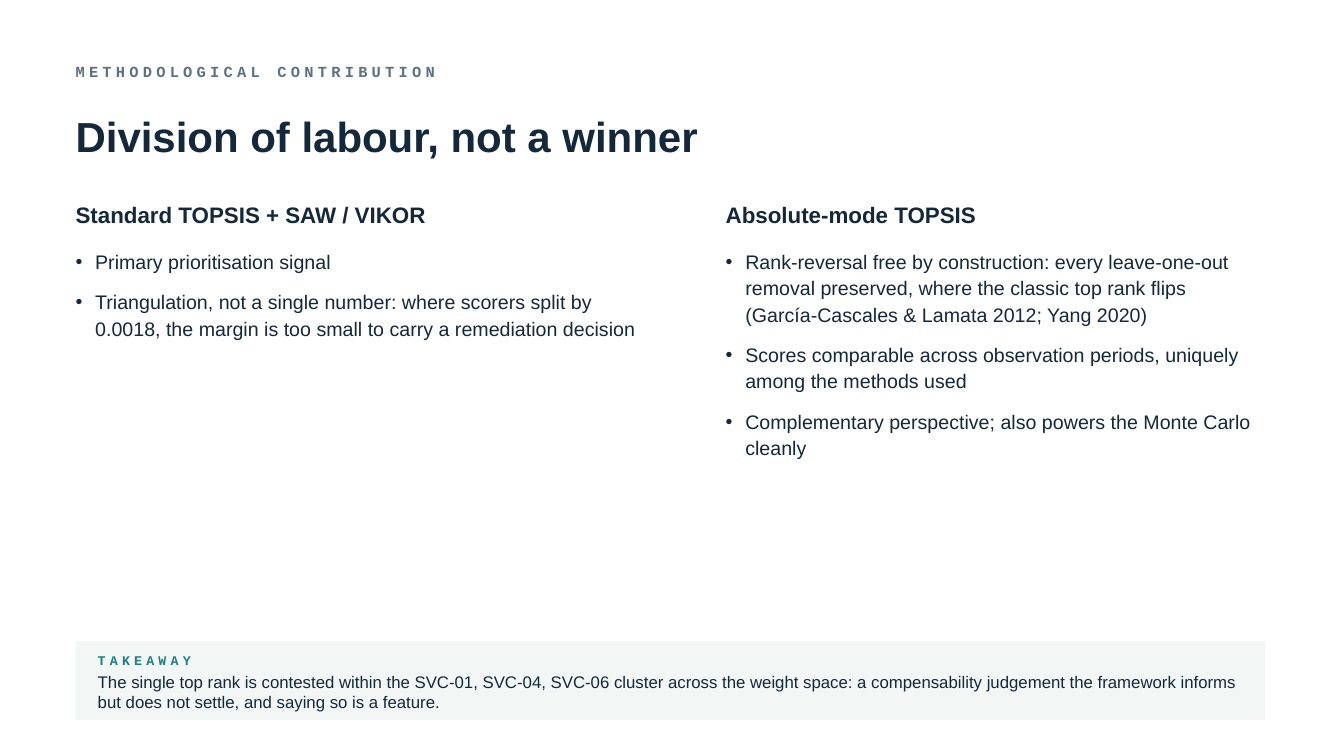
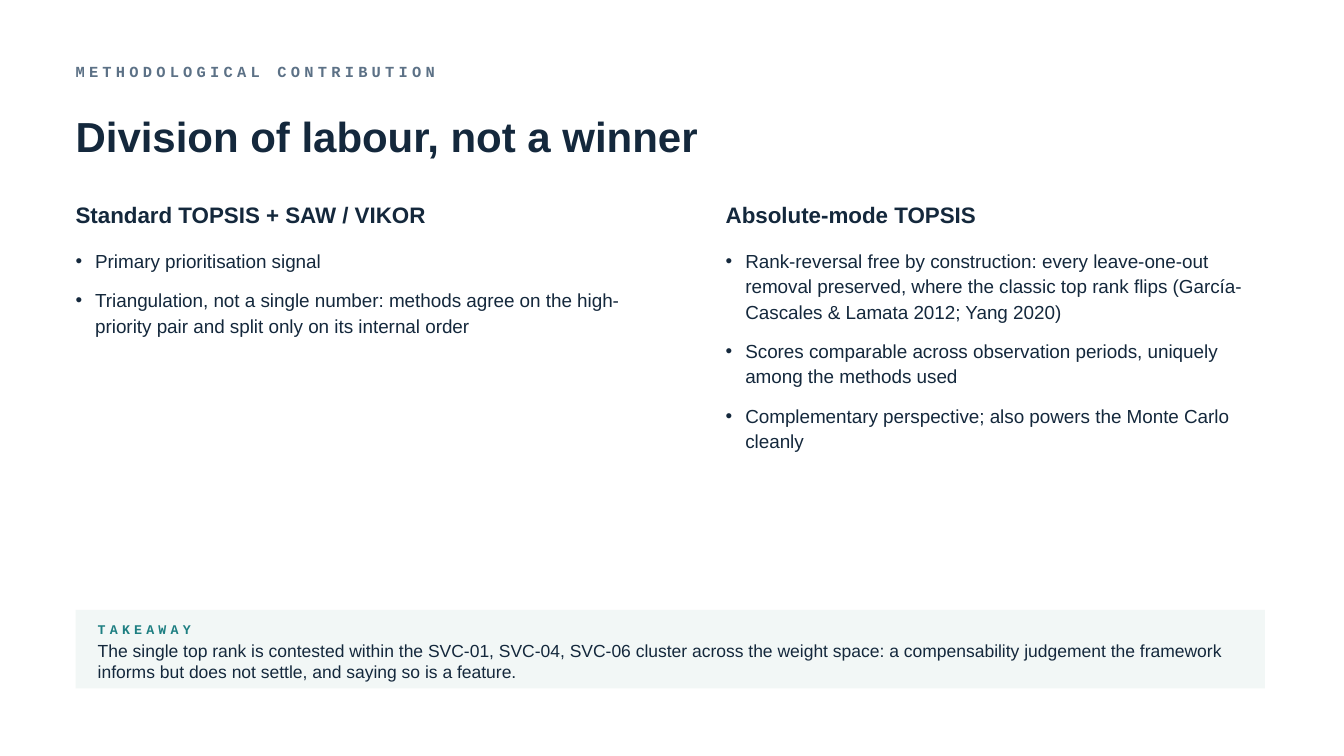
Before and after one commit to TobiZeier/MScProject, a slide deck: slide 12 of presentation/defense.pptx. Drawn at 1344x756 pixels with LibreOffice and Linux fonts; fonts in the diff are those of the drawing. Boxes give left, top, right and bottom in pixels: in the first picture for what was removed or moved away, otherwise in the second. Text is boxed around its words. In the diff, an @@ line names an element or a change of style, - is before the commit and + after.

```diff
--- a/presentation/defense.pptx
+++ b/presentation/defense.pptx
@@ text at (x1=95, y1=254, x2=321, y2=272): size 14 to 13.5 pt in "Primary prioritisation signal" @@
@@ text "Rank-reversal free by construction: every ..." at (x1=745, y1=254, x2=1242, y2=452): size 14 to 13.5 pt @@
@@ text at (x1=95, y1=293, x2=619, y2=337): text changed; size 14 to 13.5 pt @@
-• Triangulation, not a single number: where scorers split by 0.0018, the margin is too small to carry a remediation decision
+• Triangulation, not a single number: methods agree on the high-priority pair and split only on its internal order
@@ 2 texts, 1 rectangle moved together from (x1=76, y1=641, x2=1265, y2=720) to (x1=76, y1=610, x2=1265, y2=689) @@
@@ text "The single top rank is ..." at (x1=98, y1=644, x2=1222, y2=682): size 12 to 12.5 pt @@
```
Also in this commit, not shown: 14 other slides changed, 21 other files.
